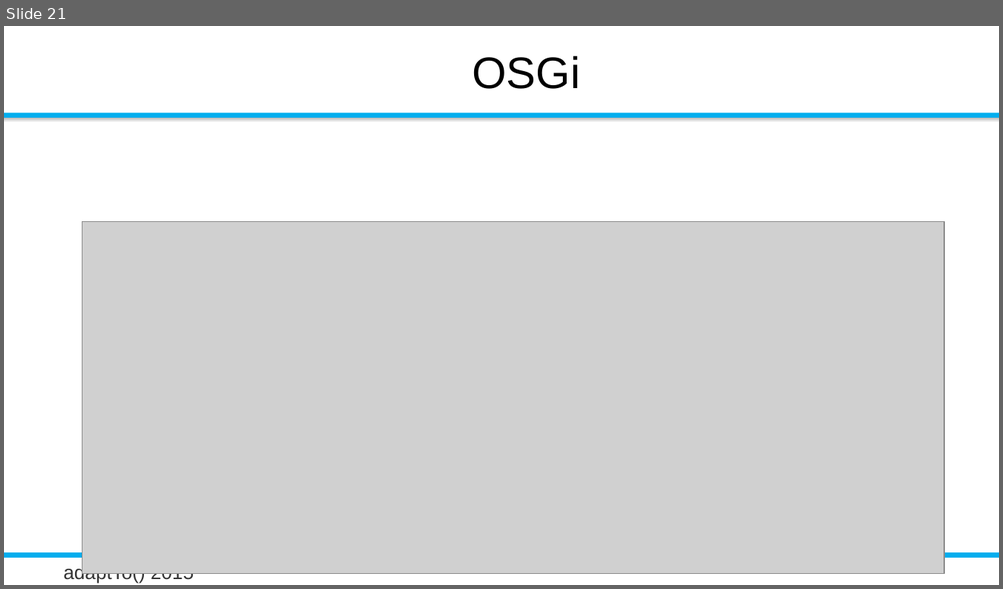
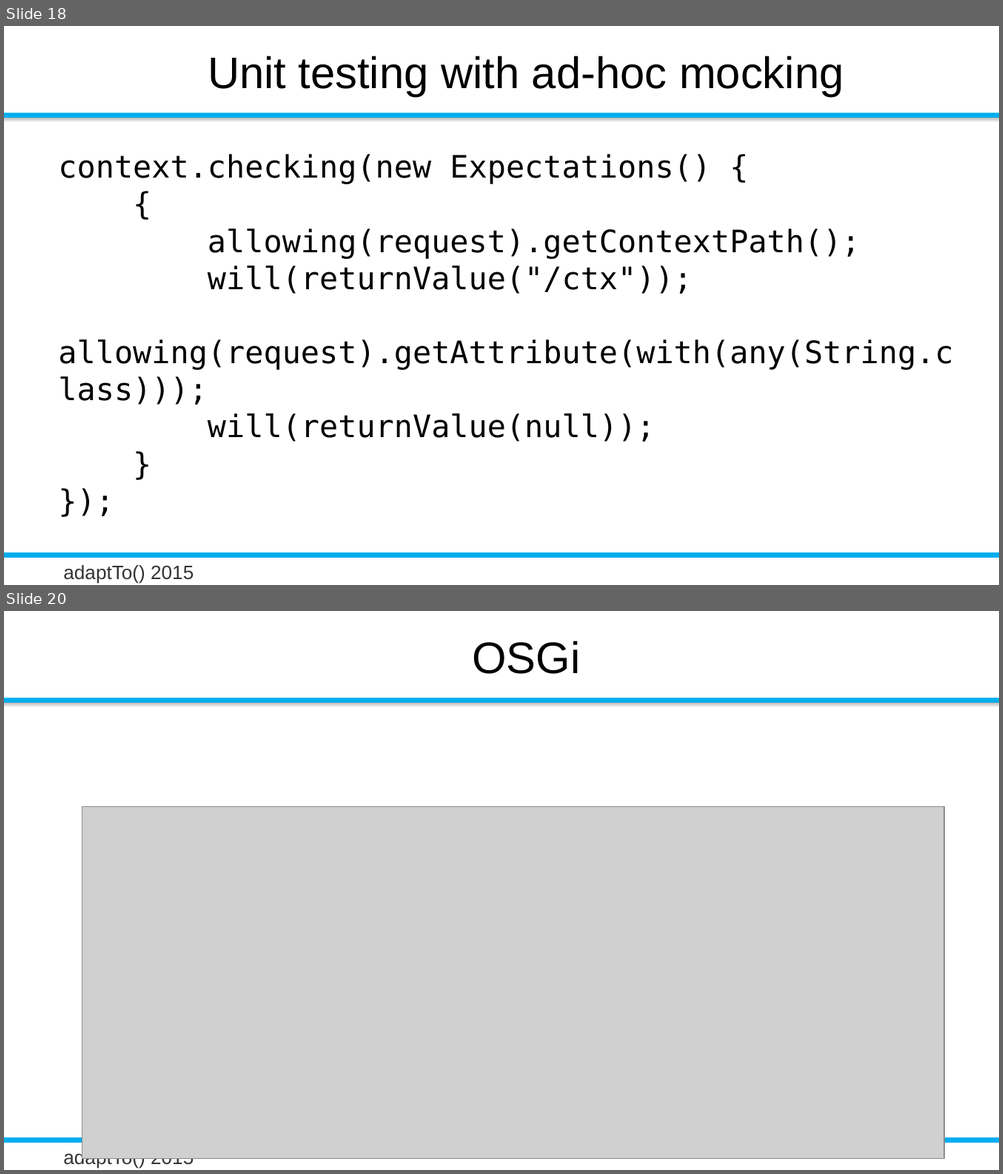
Before and after one commit to rombert/talks, a slide deck: adaptTo2015/How_Do_I_Test_My_Sling_Application-Robert_Munteanu_unedited.odp. Shown one above the other, each under a label of ours: slide 21 before the commit, slides 18 and 20 after it; the slides between them are not shown. The pictures are 1003x589 and 1003x1174 pixels, drawn with LibreOffice and Linux fonts; fonts in the diff are those of the drawing; grey boxes stand for pictures; background and template pictures are left out. Boxes give left, top, right and bottom in pixels: in the first picture for what was removed or moved away, otherwise in the second. Text is boxed around its words. In the diff, an @@ line names an element or a change of style, - is before the commit and + after.

```diff
--- a/adaptTo2015/How_Do_I_Test_My_Sling_Application-Robert_Munteanu_unedited.odp
+++ b/adaptTo2015/How_Do_I_Test_My_Sling_Application-Robert_Munteanu_unedited.odp
@@ slide 18 added at (4, 26, 999, 585), background #FFFFFF; not listed: 4 template elements that a slide beside it also shows @@
@@ title added at (208, 56, 843, 96), 32 pt, text #000000 @@
+Unit testing with ad-hoc mocking
@@ text added at (58, 154, 953, 442), 22.4 pt, text #000000 @@
+context.checking(new Expectations() {
+{
+allowing(request).getContextPath();
+will(returnValue("/ctx"));
+allowing(request).getAttribute(with(any(String.class)));
+will(returnValue(null));
+}
+});
@@ what was slide 21 is now slide 20 @@
```
Also in this commit, not shown: 4 slides changed, 1 other slide added, 2 slides removed, 1 other file.
